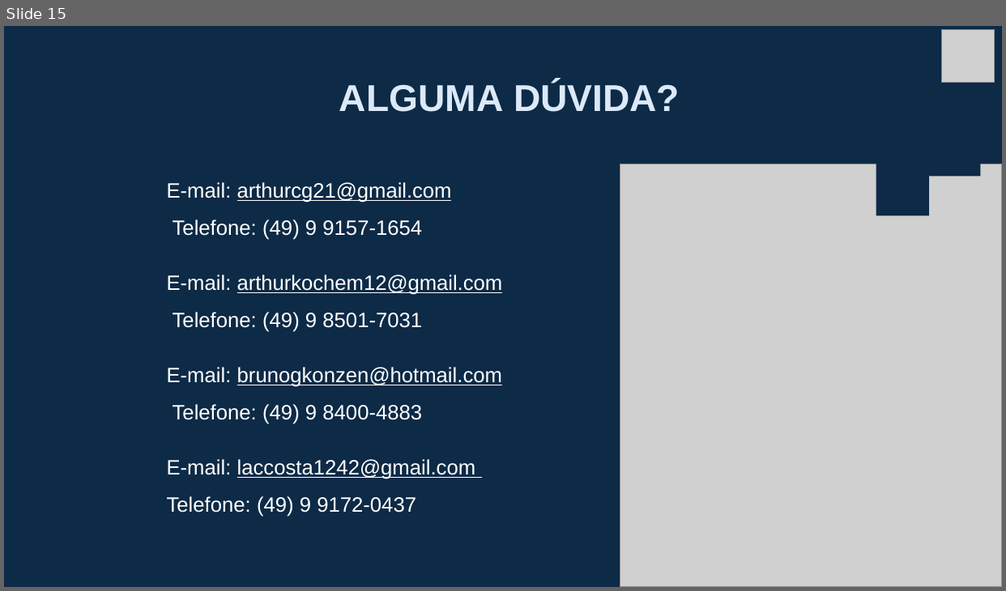
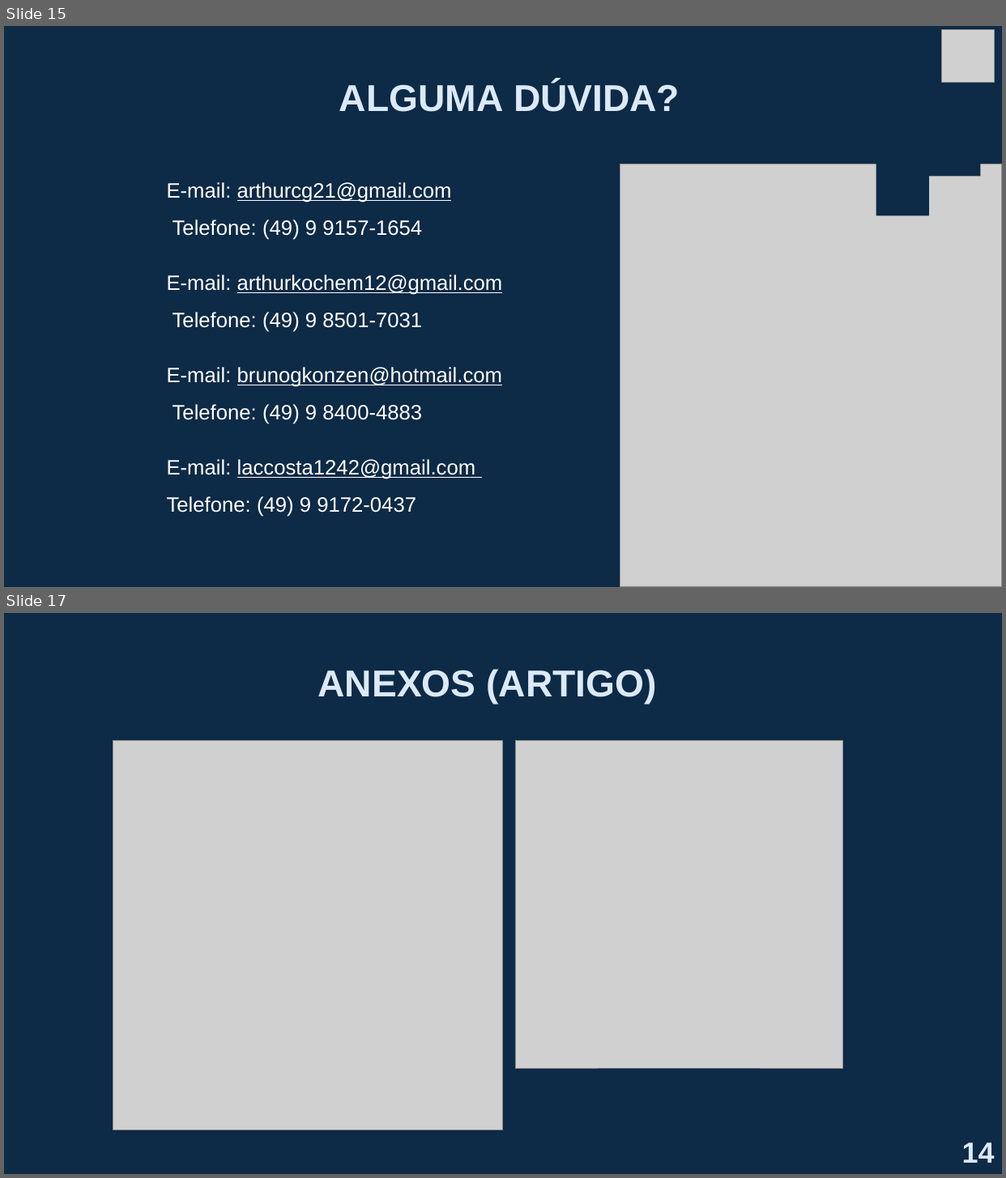
Before and after one commit to brunogkonzen/BreadTrack, a slide deck: docs/BreadTrack - Roterio Apresentação.pptx. Shown one above the other, each under a label of ours: slide 15 before the commit, slides 15 and 17 after it; the slides between them are not shown. The pictures are 1006x591 and 1006x1178 pixels, drawn with LibreOffice and Linux fonts; fonts in the diff are those of the drawing; grey boxes stand for pictures; background and template pictures are left out. Boxes give left, top, right and bottom in pixels: in the first picture for what was removed or moved away, otherwise in the second. Text is boxed around its words. In the diff, an @@ line names an element or a change of style, - is before the commit and + after.

```diff
--- a/docs/BreadTrack - Roterio Apresentação.pptx
+++ b/docs/BreadTrack - Roterio Apresentação.pptx
@@ slide 17 added at bbox=[4, 613, 1002, 1174], background #FFFFFF; not listed: 1 template element that a slide beside it also shows @@
@@ title added at bbox=[318, 669, 656, 704], 36 pt, text #DBE9F8, bold @@
+ANEXOS (ARTIGO)
@@ picture added at bbox=[113, 741, 503, 1131] @@
@@ picture added at bbox=[515, 741, 843, 1069] @@
@@ text added at bbox=[962, 1143, 995, 1163], 28 pt, text #DBE9F8, bold @@
+14
```
Also in this commit, not shown: 5 slides changed, 1 other slide added, 4 other files.
